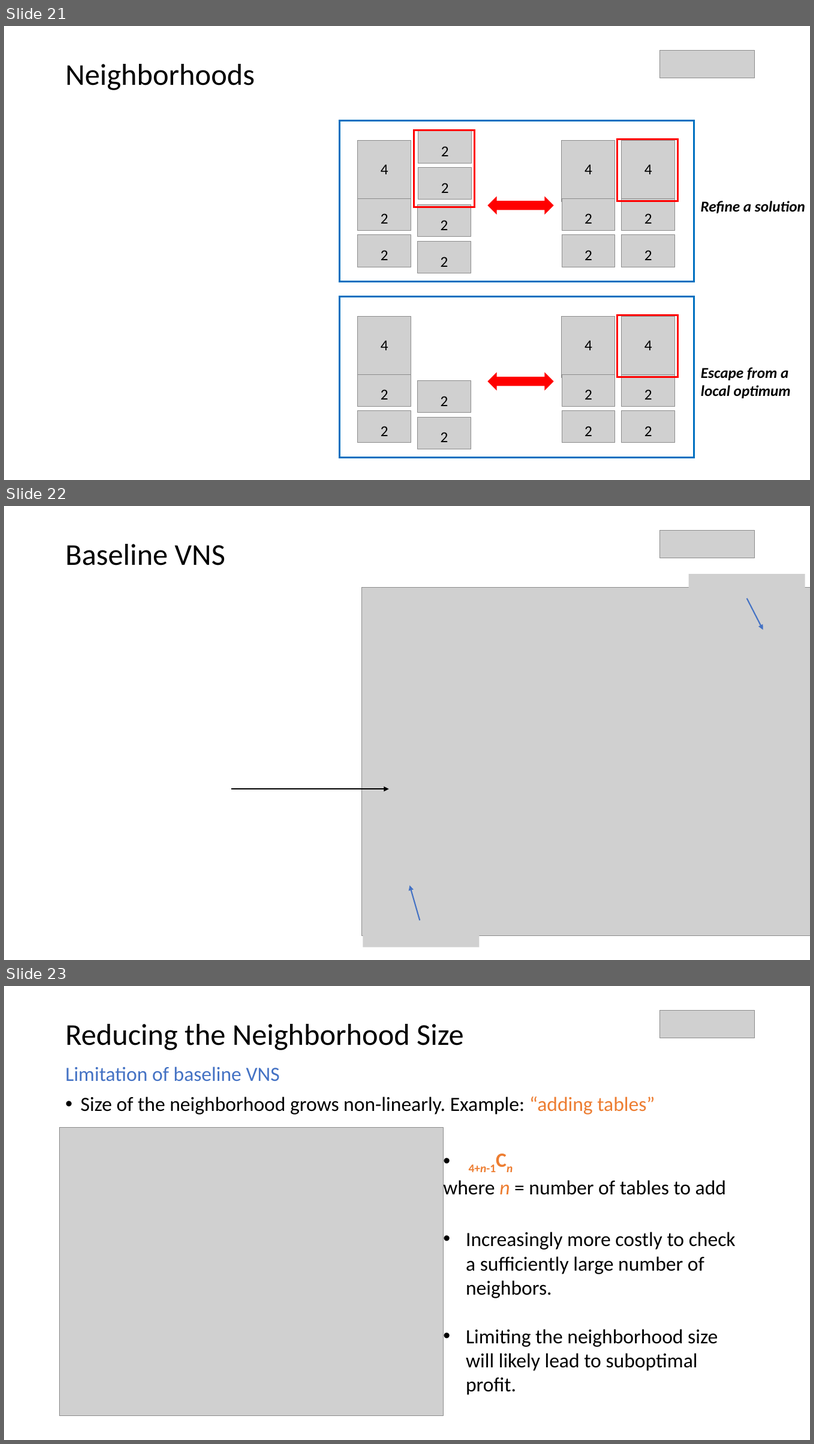
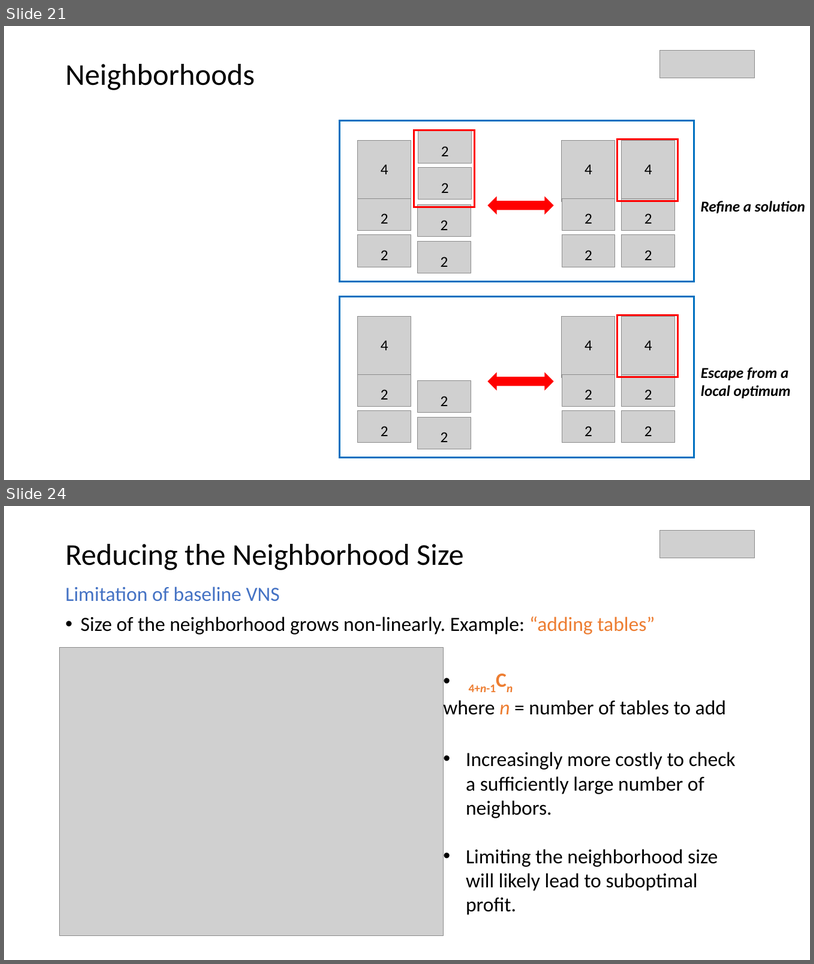
Before and after one commit to parkjan4/OptSim, a slide deck: Presentation.pptx. Shown one above the other, each under a label of ours: slides 21, 22 and 23 before the commit, slides 21 and 24 after it; the slides between them are not shown. The pictures are 814x1444 and 814x964 pixels, drawn with LibreOffice and Linux fonts; fonts in the diff are those of the drawing; grey boxes stand for pictures; background and template pictures are left out. Boxes give left, top, right and bottom in pixels: in the first picture for what was removed or moved away, otherwise in the second. Text is boxed around its words. In the diff, an @@ line names an element or a change of style, - is before the commit and + after.

```diff
--- a/Presentation.pptx
+++ b/Presentation.pptx
@@ slide 22 removed at [4,506,810,960], background #FFFFFF @@
@@ picture removed at [660,530,755,558] @@
@@ text removed at [65,544,225,565] @@
-Baseline VNS
@@ picture removed at [689,574,806,598] @@
@@ picture removed at [362,587,810,936] @@
@@ arrow removed from (747, 598) to (764, 630) @@
@@ arrow removed from (231, 789) to (389, 789) @@
@@ arrow removed from (420, 920) to (410, 885) @@
@@ picture removed at [363,923,480,947] @@
@@ what was slide 23 is now slide 24 @@
```
Also in this commit, not shown: 1 slide changed, 2 slides added, 1 other file.
